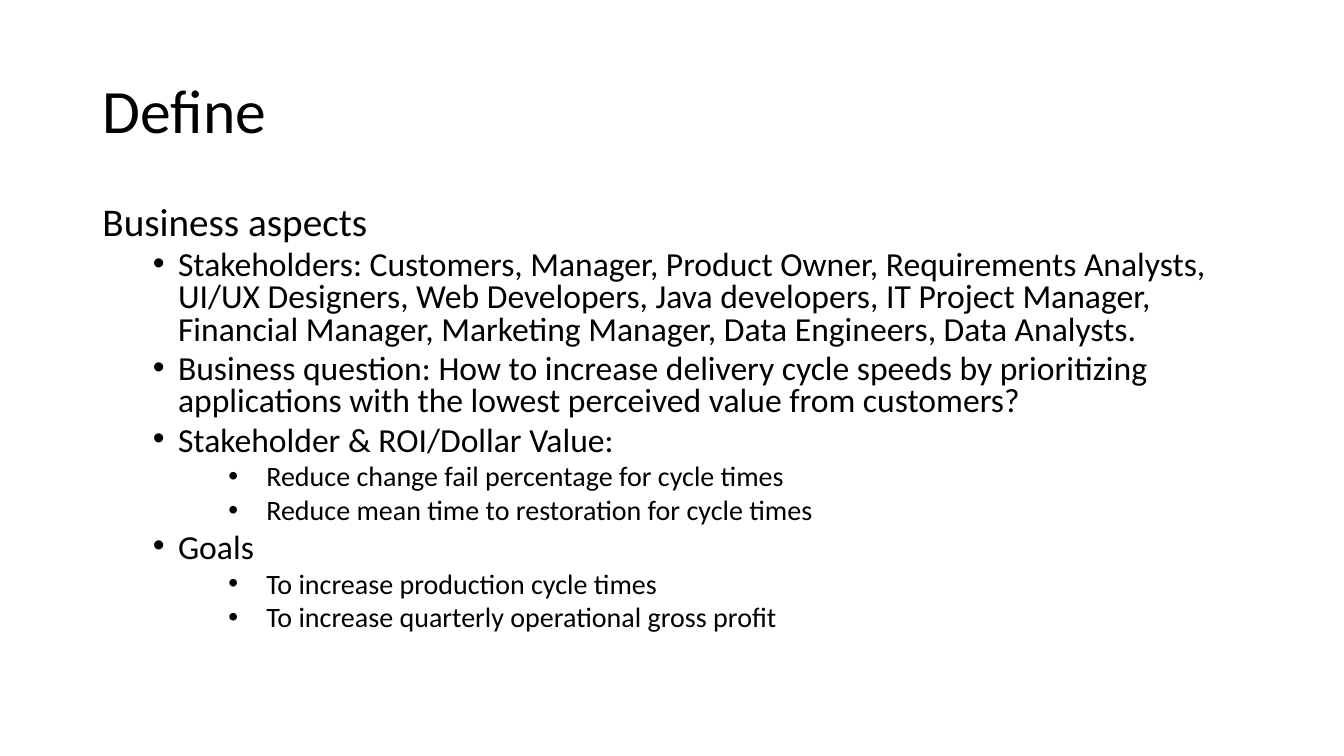
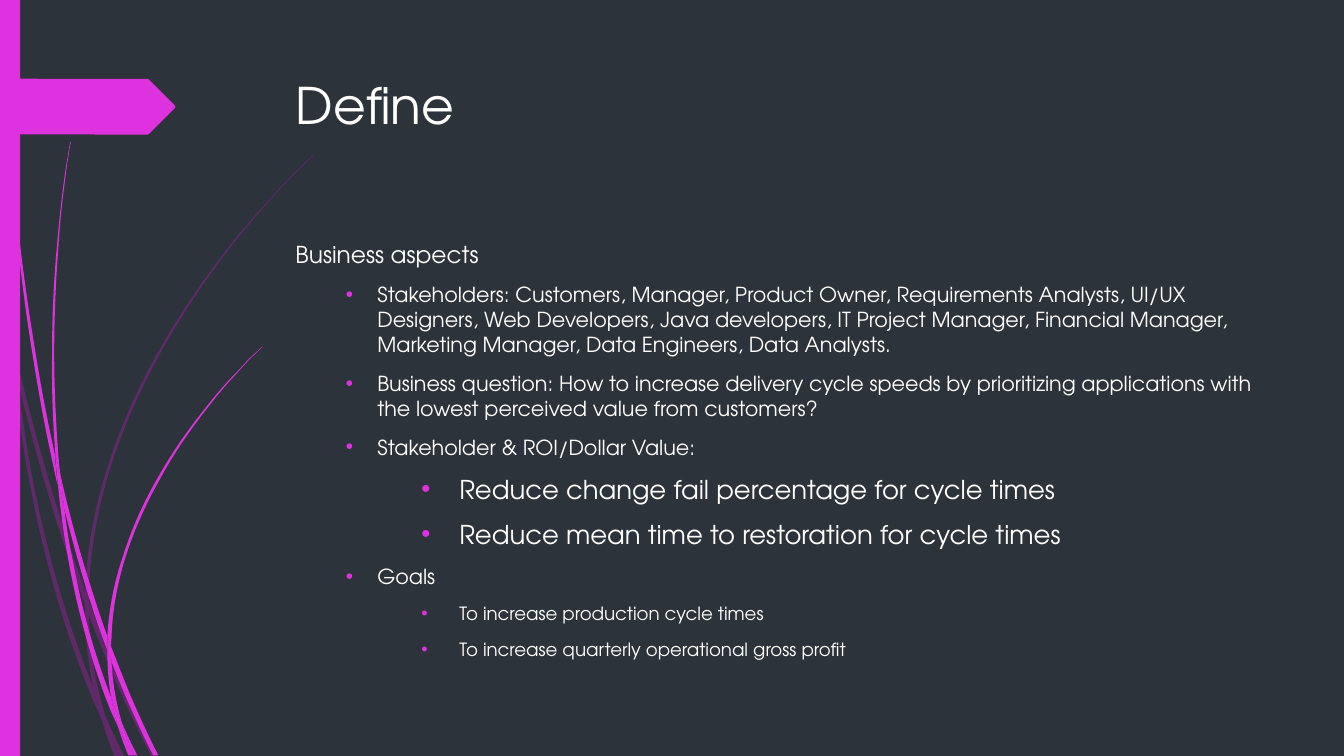
Before and after one commit to isaackarwailow/capstone-project, a slide deck: slide 5 of Capstone Project 2021.pptx. Drawn at 1344x756 pixels with LibreOffice and Linux fonts; fonts in the diff are those of the drawing. Boxes give left, top, right and bottom in pixels: in the first picture for what was removed or moved away, otherwise in the second. Text is boxed around its words. In the diff, an @@ line names an element or a change of style, - is before the commit and + after.

```diff
--- a/Capstone Project 2021.pptx
+++ b/Capstone Project 2021.pptx
@@ background #FFFFFF to #2C333A @@
@@ rectangle added at [0,0,20,756], fill #DE32DE @@
@@ freeform shape added at [0,79,175,134], fill #DE32DE @@
@@ title "Define": place and size @@
-title "Define" at [102,90,266,134]
+title "Define" at [296,86,454,125]
@@ title "Define" at [296,86,454,125]: size 44 to 36 pt, font Calibri to TeX Gyre Adventor, text colour #000000 to #FFFFFF; line spacing 0.9 to 1; vertical alignment middle to top @@
@@ text "Business aspects": place and size @@
-text "Business aspects" at [102,209,1205,632]
+text "Business aspects" at [295,246,1251,660]
@@ text "Business aspects" at [295,246,1251,660]: size 28 to 16.6 pt in "Business aspects"; font Calibri to TeX Gyre Adventor, text colour #000000 to #FFFFFF; size 24 to 14.8 pt in "Stakeholders: Customers, Manager, Product Owner, Requirement ...", "Business question: How to increase delivery cycle ...", "Stakeholder & ROI/Dollar Value:", "Goals"; size 20 to 18.5 pt in "Reduce change fail percentage for cycle times", "Reduce mean time to restoration for cycle ..."; size 20 to 12.9 pt in "To increase production cycle times", "To increase quarterly operational gross profit"; line spacing 0.8 to 1; indent changed; more space between paragraphs @@
@@ group added at [0,154,315,756]: 10 freeform shapes @@
@@ group added at [3,0,262,756]: 12 freeform shapes @@
```
Also in this commit, not shown: 5 other slides changed, 7 slides added, 1 slide removed, 2 other files.
